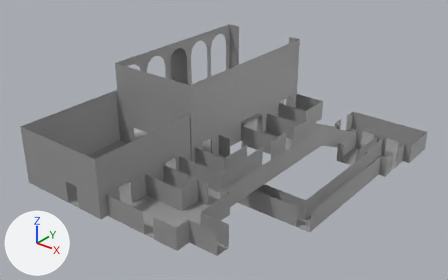
The COLLADA model art/media/buildings/level_layout_concept/levelLayout.dae, before and after one commit.
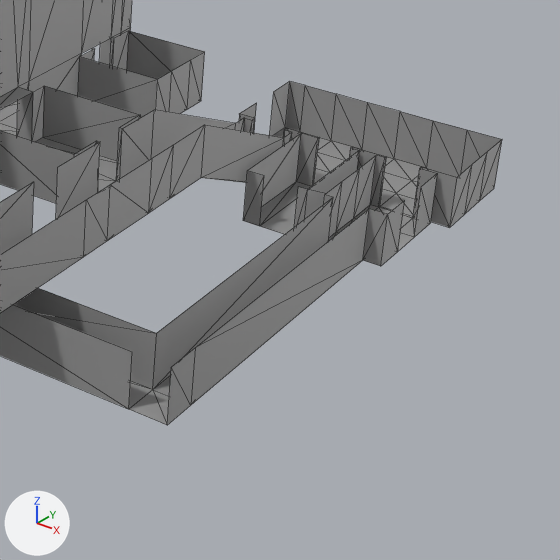
Each version is shown whole from a 50 mm camera at (56.9, -68.4, 40.3) aimed at (7.6, -6.7, 2.0), then close up on the part from 56% to 100% of the width and 30% to 100% of the height. The lights are fixed; the arrows at lower left show +X, +Y and +Z. The close-ups show mesh edges as thin lines.

The first close-up shows 'Cube-col'.
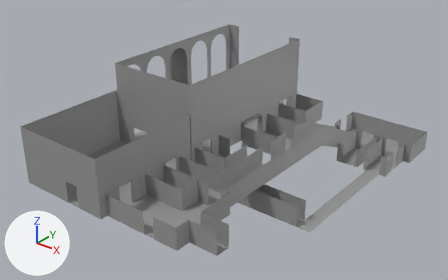
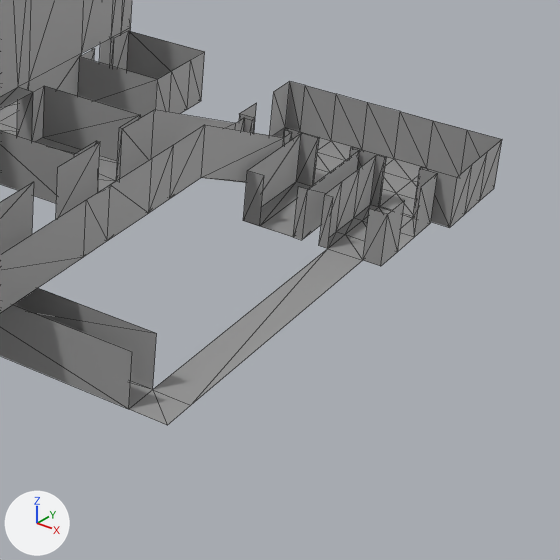
What differs and where, as boxes [x1, y1, x2, y2] in the close-ups (560 x 560 px):
part 1 of me_cube_001, deleted: before [153, 198, 369, 425]

The change, as a diff of the scene's bpy script:
```diff
--- a/art/media/buildings/level_layout_concept/levelLayout.dae.py
+++ b/art/media/buildings/level_layout_concept/levelLayout.dae.py
@@ me_cube_001 @@
 me_cube_001.from_pydata(...)  # 643 vertices, 1036 faces; spans x -5.9..29.7, y -29.2..20.3, z -4.0..12.0
 # used by ob_cube_col; location = (-3.0, 0.0, 0.0)
 # verts and faces of me_cube_001; kept vertices keep their numbers, new ones are numbered from 643
 # before: 517 (25.7, 8.1, -4.0), 522 (27.7, 8.1, -4.0) at pixel (362, 260), 525 (27.7, -9.0, -1.0) at pixel (195, 347), 526 (27.7, 8.1, -1.0) at pixel (369, 208), 530 (25.7, 8.1, -1.0) at pixel (333, 197)
 # before: 589 (25.7, -9.0, -4.0) at pixel (152, 389), 590 (27.7, -11.0, -4.0) at pixel (167, 425), 591 (27.7, -9.0, -4.0) at pixel (190, 405), 592 (27.7, -11.0, -1.0) at pixel (171, 367), 599 (25.7, -9.0, -1.0) at pixel (156, 333)
+# me_cube_001 part 1
+delete_vertices([525, 592])  # with the faces that use them
+delete_faces([(517, 530, 589), (530, 599, 589)])
 me_cube_001.materials.append(mat_material_001)
```
